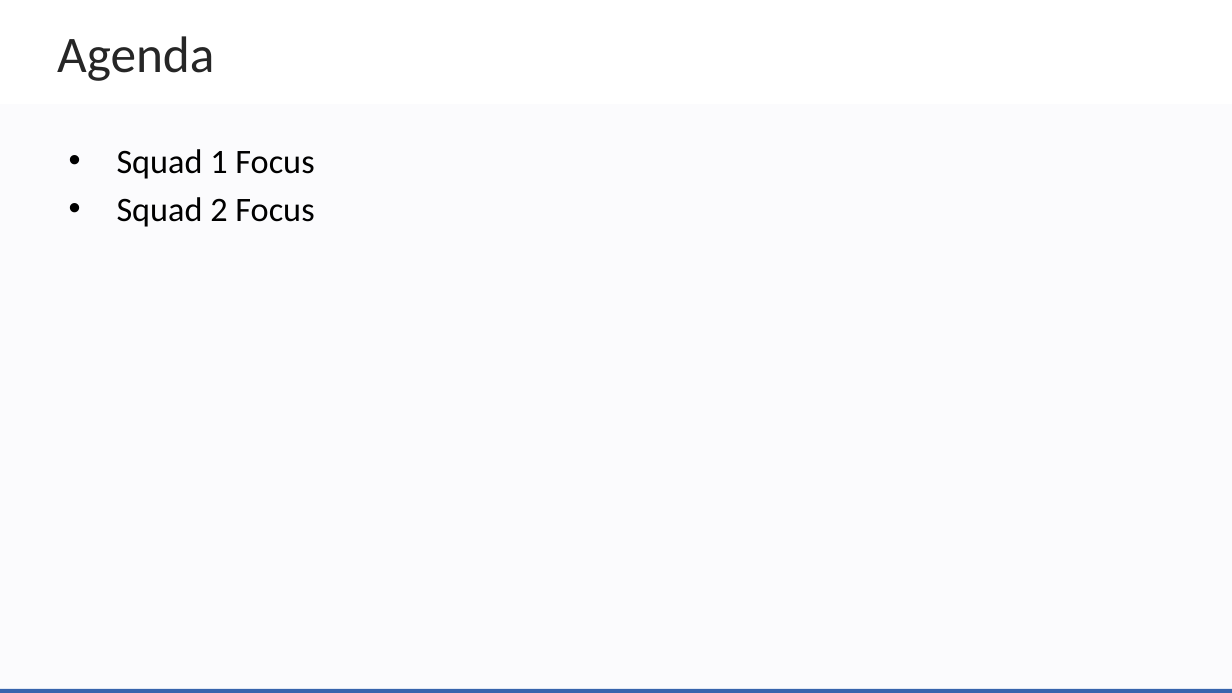
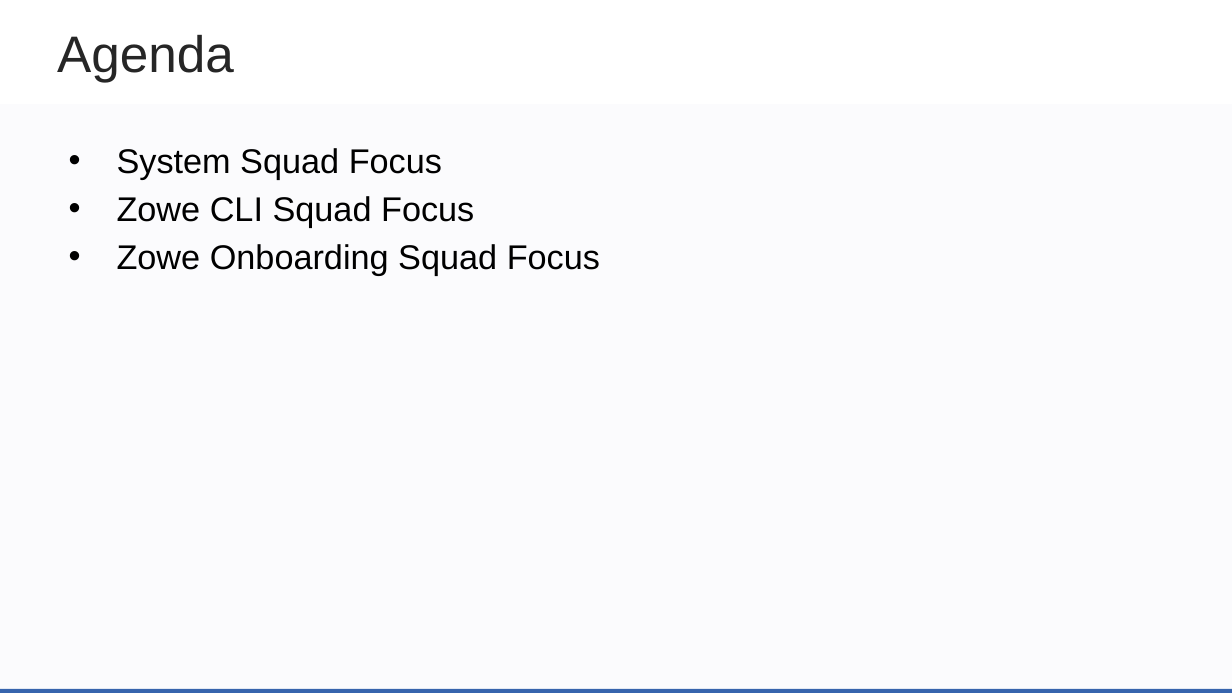
Before and after one commit to zowe/community, a slide deck: slide 3 of Project Management/PI Planning/20PI4 Planning/Zowe Community Squad Focus for 20PI4.pptx. Drawn at 1232x693 pixels with LibreOffice and Linux fonts; fonts in the diff are those of the drawing; background and template pictures are left out. Boxes give left, top, right and bottom in pixels: in the first picture for what was removed or moved away, otherwise in the second. Text is boxed around its words. In the diff, an @@ line names an element or a change of style, - is before the commit and + after.

Commit message:
Add CLI and Onboarding Squad Proposed Objectives

```diff
--- a/Project Management/PI Planning/20PI4 Planning/Zowe Community Squad Focus for 20PI4.pptx
+++ b/Project Management/PI Planning/20PI4 Planning/Zowe Community Squad Focus for 20PI4.pptx
@@ text "Agenda" at <box>57,34,234,82</box>: font Calibri to Arial @@
@@ text at <box>117,148,600,275</box>: text changed; font Calibri to Arial @@
-• Squad 1 Focus
-• Squad 2 Focus
+• System Squad Focus
+• Zowe CLI Squad Focus
+• Zowe Onboarding Squad Focus
```
Also in this commit, not shown: 10 other slides changed, 9 slides added.
